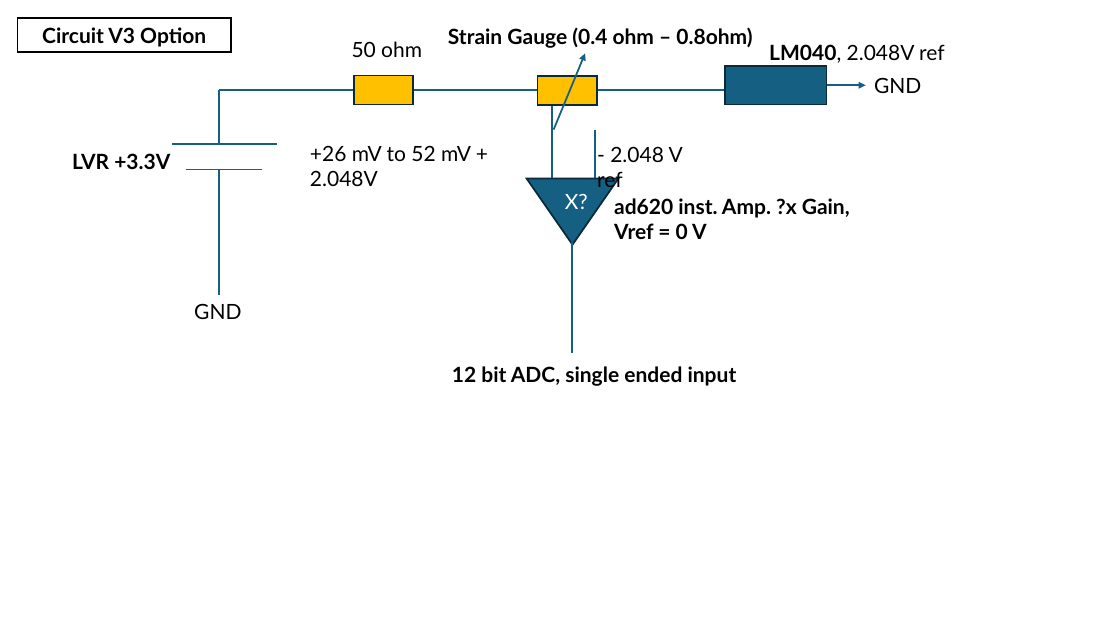
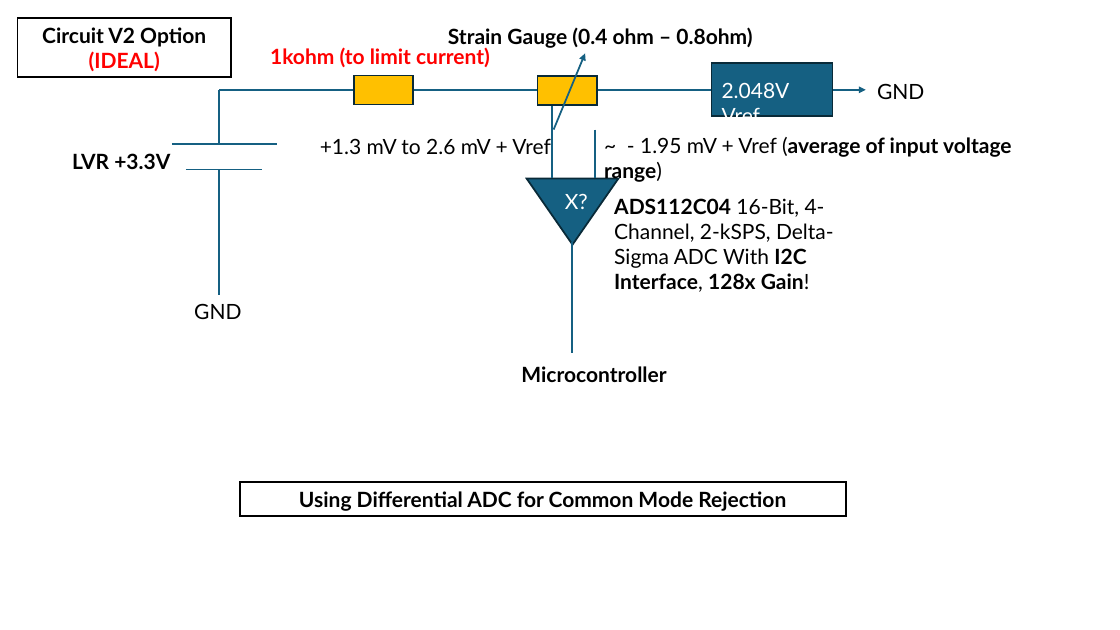
Before and after one commit to neuralengatberkeley/Strain-Sensor-, a slide deck: slide 8 of kinematic presentations/3_27_25.pptx (slide 11 before the commit). Drawn at 1120x630 pixels with LibreOffice and Linux fonts; fonts in the diff are those of the drawing. Boxes give left, top, right and bottom in pixels: in the first picture for what was removed or moved away, otherwise in the second. Text is boxed around its words. In the diff, an @@ line names an element or a change of style, - is before the commit and + after.

```diff
--- a/kinematic presentations/3_27_25.pptx
+++ b/kinematic presentations/3_27_25.pptx
@@ rectangle "Circuit V2 Option (IDEAL)": place and size @@
-rectangle "Circuit V2 Option (IDEAL)" at <box>18,18,231,51</box>
+rectangle "Circuit V2 Option (IDEAL)" at <box>18,18,231,77</box>
@@ text in rectangle at <box>42,27,206,71</box>: text changed @@
-Circuit V3 Option
+Circuit V2 Option (IDEAL)
@@ text at <box>270,47,490,67</box>: text changed; text colour #000000 to #FF0000; bold on @@
-50 ohm
+1kohm (to limit current)
@@ rectangle: place and size @@
-rectangle at <box>725,66,827,104</box>
+rectangle at <box>712,63,833,117</box>
@@ text at <box>722,82,790,117</box>: text changed; text colour #000000 to #FFFFFF @@
-LM040, 2.048V ref
+2.048V Vref
@@ text "GND": place and size @@
-text "GND" at <box>874,77,921,93</box>
+text "GND" at <box>877,83,924,99</box>
@@ arrow moved from (827, 85) - (865, 85) to (827, 90) - (866, 90) @@
@@ text at <box>320,138,551,154</box>: text changed @@
-+26 mV to 52 mV + 2.048V
++1.3 mV to 2.6 mV + Vref
@@ text removed at <box>597,146,683,192</box> @@
-- 2.048 V ref
@@ text added at <box>604,137,1012,183</box>, 18 pt, text #000000, bold @@
+~ - 1.95 mV + Vref (average of input voltage range)
@@ text at <box>614,198,834,292</box>: text changed; bold off @@
-ad620 inst. Amp. ?x Gain, Vref = 0 V
+ADS112C04 16-Bit, 4-Channel, 2-kSPS, Delta-Sigma ADC With I2C Interface, 128x Gain!
@@ text at <box>521,366,666,382</box>: text changed @@
-12 bit ADC, single ended input
+Microcontroller
@@ rectangle added at <box>239,482,845,516</box>, fill #FFFFFF, outline #000000 1.5 pt, 18 pt, text #000000, bold @@
+Using Differential ADC for Common Mode Rejection
```
Also in this commit, not shown: 2 other slides changed, 1 slide added.
